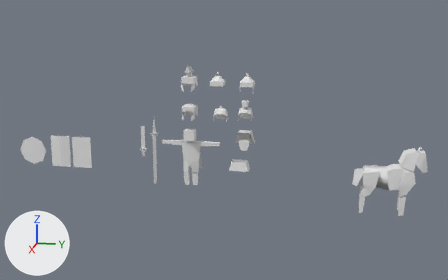
Two versions of the FBX model Assets/RomeVsBarbarians2/Models/OptimizedUnitHorhse_v3.fbx, one commit apart.
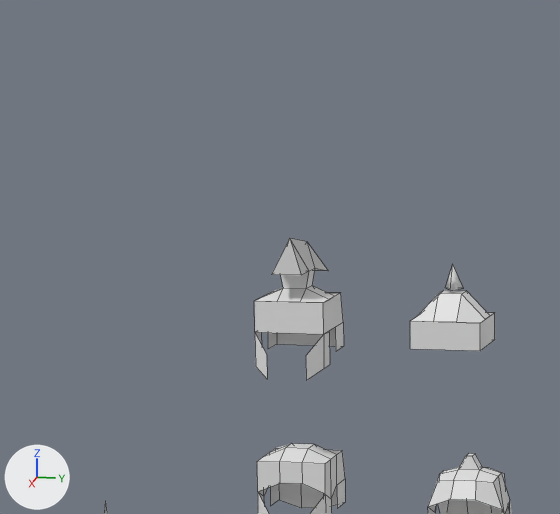
Each version appears first whole from a 50 mm lens placed at (17.81, 6.79, 5.94), pointed at (0.5, 3.33, 1.61), and next in a close-up on the part from 30% to 53% of the width and 8% to 42% of the height. The lights are fixed; the arrows at lower left show +X, +Y and +Z. The close-ups show mesh edges as thin lines. Where no turn or scale is listed for an object, it has been applied to the vertices.
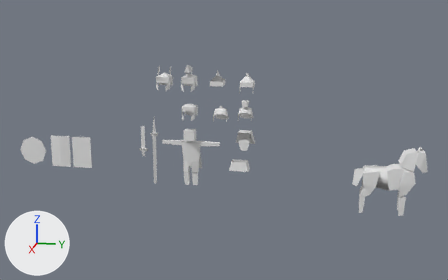
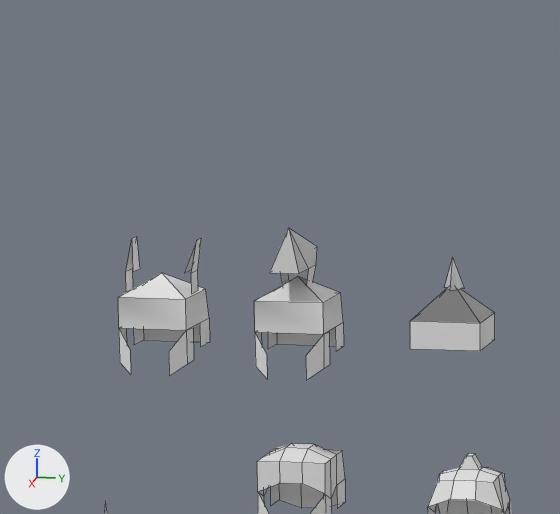
Where the newer file only moved an object's origin or applied its transform, the numbers keep the older frame.

The edits, one by one:
me_cube_027 is used by ob_cube_017; location (0.016, 2.178, 3.215).
me_cube_027 had 46 vertices, 30 faces and spanned x -0.379..0.249, y -0.191..0.191, z -0.264..0.489.
me_cube_027 now has 37 vertices, 22 faces and spans x -0.454..0.272, y -0.191..0.191, z -0.264..0.547.
Part 1, on me_cube_027:
18 vertices are removed from x -0.379..0.226, y -0.191..0.191, z 0.151..0.489.
19 faces are deleted.
9 vertices are added at x -0.454..0.272, y -0.082..0.082, z 0.262..0.547.
11 new faces join them.
me_cube_018 is used by ob_cube_021; location (0.085, 3.054, 3.162).
me_cube_018 had 24 vertices, 16 faces and spanned x -0.214..0.181, y -0.191..0.191, z -0.019..0.416.
me_cube_018 now has 13 vertices, 11 faces and spans x -0.214..0.181, y -0.191..0.191, z -0.019..0.453.
Part 2, on me_cube_018:
15 vertices are removed from x -0.214..0.181, y -0.191..0.191, z 0.13..0.416.
12 faces are deleted.
4 vertices are added at (-0.016, 0.0, 0.31), (-0.055, 0.058, 0.279), (-0.055, -0.056, 0.279), (-0.007, 0.001, 0.453).
7 new faces join them.
Mesh me_cube_002 is new.
It has 41 vertices, 21 faces and spans x -0.272..0.249, y -0.191..0.191, z -0.264..0.438.
Object 'Cube.026' (ob_cube_026) is new; it shows me_cube_002.
Its location is (0.016, 1.411, 3.215).

Boxes (x1, y1, x2, y2) around the edits, measured in the close-ups (560 x 514 px):
'Cube.017', reshaped (7% taller): before (254, 238, 344, 381); after (254, 228, 344, 381)
'Cube.026', added: after (118, 237, 210, 376)
'Cube.021', reshaped (8% taller): before (410, 264, 495, 351); after (410, 257, 495, 351)
part 1 of me_cube_027, cut back: before (255, 238, 340, 303); after (255, 228, 340, 303)
part 2 of me_cube_018, cut back: before (411, 264, 494, 323); after (411, 257, 495, 323)
